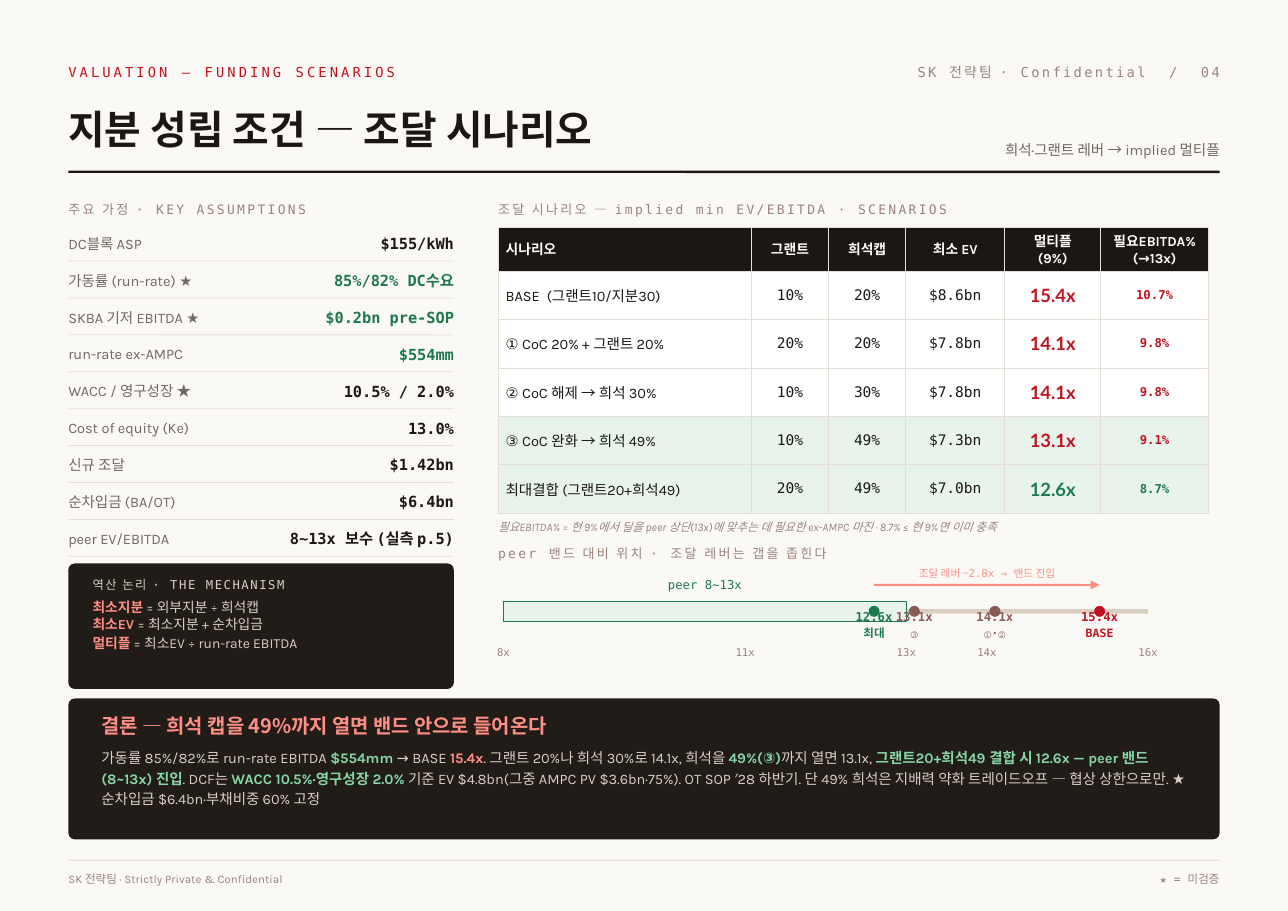
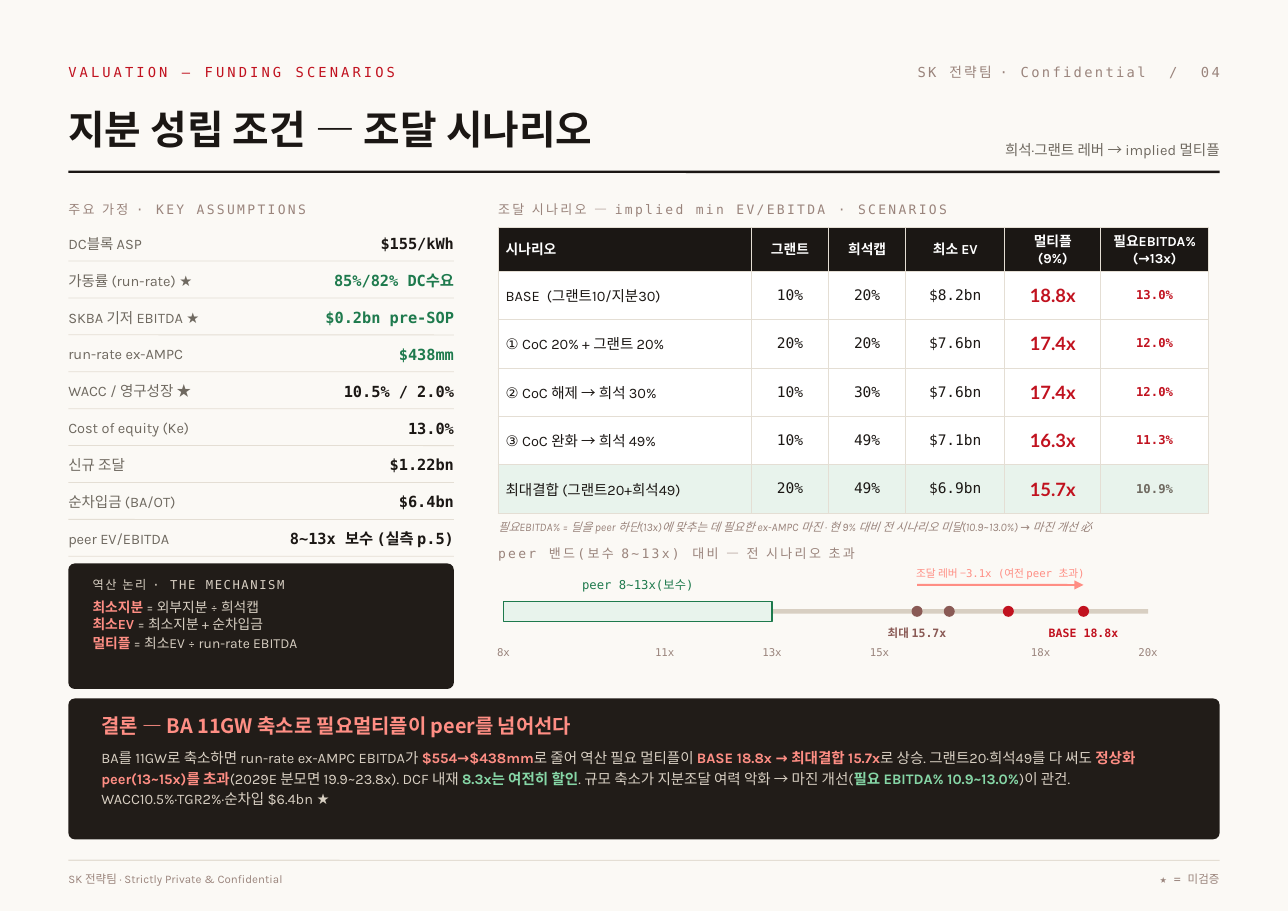
Before and after one commit to ljmcoal-gif/bm-x7k2, a slide deck: slide 4 of sk_valuation_project/output/SK_Funding_v3_editable.pptx. Drawn at 1288x911 pixels with LibreOffice and Linux fonts; fonts in the diff are those of the drawing. Boxes give left, top, right and bottom in pixels: in the first picture for what was removed or moved away, otherwise in the second. Text is boxed around its words. In the diff, an @@ line names an element or a change of style, - is before the commit and + after.

```diff
--- a/sk_valuation_project/output/SK_Funding_v3_editable.pptx
+++ b/sk_valuation_project/output/SK_Funding_v3_editable.pptx
@@ table at (x1=498, y1=227, x2=1209, y2=501) @@
-row 2: BASE (그랜트10/지분30) | 10% | 20% | $8.6bn | 15.4x | 10.7%
+row 2: BASE (그랜트10/지분30) | 10% | 20% | $8.2bn | 18.8x | 13.0%
-row 3: ① CoC 20% + 그랜트 20% | 20% | 20% | $7.8bn | 14.1x | 9.8%
+row 3: ① CoC 20% + 그랜트 20% | 20% | 20% | $7.6bn | 17.4x | 12.0%
-row 4: ② CoC 해제 → 희석 30% | 10% | 30% | $7.8bn | 14.1x | 9.8%
+row 4: ② CoC 해제 → 희석 30% | 10% | 30% | $7.6bn | 17.4x | 12.0%
-row 5: ③ CoC 완화 → 희석 49% | 10% | 49% | $7.3bn | 13.1x | 9.1%
+row 5: ③ CoC 완화 → 희석 49% | 10% | 49% | $7.1bn | 16.3x | 11.3%
-row 6: 최대결합 (그랜트20+희석49) | 20% | 49% | $7.0bn | 12.6x | 8.7%
+row 6: 최대결합 (그랜트20+희석49) | 20% | 49% | $6.9bn | 15.7x | 10.9%
@@ fill #E8F3EC to #FFFFFF in row 5 @@
@@ text at (x1=399, y1=348, x2=454, y2=363): text changed @@
-$554mm
+$438mm
@@ text at (x1=390, y1=458, x2=454, y2=472): text changed @@
-$1.42bn
+$1.22bn
@@ text at (x1=498, y1=521, x2=1091, y2=533): text changed @@
-필요EBITDA% = 현 9%에서 딜을 peer 상단(13x)에 맞추는 데 필요한 ex-AMPC 마진 · 8.7% ≤ 현 9%면 이미 충족
+필요EBITDA% = 딜을 peer 하단(13x)에 맞추는 데 필요한 ex-AMPC 마진 · 현 9% 대비 전 시나리오 미달(10.9~13.0%) → 마진 개선 必
@@ text at (x1=498, y1=547, x2=855, y2=561): text changed @@
-peer 밴드 대비 위치 · 조달 레버는 갭을 좁힌다
+peer 밴드(보수 8~13x) 대비 — 전 시나리오 초과
@@ text at (x1=916, y1=568, x2=1085, y2=579): text changed @@
-조달 레버 −2.8x → 밴드 진입
+조달 레버 −3.1x (여전 peer 초과)
@@ text at (x1=582, y1=579, x2=694, y2=592): text changed @@
-peer 8~13x
+peer 8~13x(보수)
@@ arrow moved from (874, 585) - (1100, 585) to (917, 585) - (1084, 585) @@
@@ rectangle resized from (x1=504, y1=602, x2=907, y2=621) to (x1=504, y1=602, x2=772, y2=621) @@
@@ text removed at (x1=856, y1=611, x2=893, y2=624) @@
-12.6x
@@ text at (x1=888, y1=627, x2=947, y2=638): text changed; text colour #1E7A4D to #8A5A55 @@
-최대
+최대 15.7x
@@ text removed at (x1=896, y1=611, x2=933, y2=622) @@
-13.1x
@@ ellipse moved from (x1=989, y1=606, x2=1000, y2=617) to (x1=944, y1=606, x2=955, y2=617) @@
@@ text removed at (x1=976, y1=611, x2=1013, y2=621) @@
-14.1x
@@ ellipse moved from (x1=868, y1=606, x2=879, y2=617) to (x1=1003, y1=606, x2=1014, y2=617) @@
@@ ellipse at (x1=1003, y1=606, x2=1014, y2=617): fill #1E7A4D to #C1121F @@
@@ text at (x1=1049, y1=628, x2=1119, y2=637): text changed @@
-BASE
+BASE 18.8x
@@ ellipse moved from (x1=1094, y1=606, x2=1105, y2=617) to (x1=1079, y1=606, x2=1090, y2=617) @@
@@ text removed at (x1=1081, y1=611, x2=1118, y2=621) @@
-15.4x
@@ text "11x" moved from (x1=736, y1=648, x2=755, y2=656) to (x1=655, y1=648, x2=674, y2=656) @@
@@ text "13x" moved from (x1=897, y1=648, x2=916, y2=656) to (x1=762, y1=648, x2=781, y2=656) @@
@@ text added at (x1=870, y1=648, x2=889, y2=656), 7 pt, text #9A847C @@
+15x
@@ text removed at (x1=911, y1=631, x2=918, y2=638) @@
-③
@@ text removed at (x1=977, y1=648, x2=996, y2=656) @@
-14x
@@ text removed at (x1=984, y1=631, x2=1005, y2=638) @@
-①·②
@@ text added at (x1=1031, y1=648, x2=1050, y2=656), 7 pt, text #9A847C @@
+18x
@@ text at (x1=1138, y1=648, x2=1157, y2=656): text changed @@
-16x
+20x
@@ text at (x1=101, y1=716, x2=571, y2=738): text changed @@
-결론 — 희석 캡을 49%까지 열면 밴드 안으로 들어온다
+결론 — BA 11GW 축소로 필요멀티플이 peer를 넘어선다
@@ text at (x1=101, y1=750, x2=1135, y2=805): text changed @@
-가동률 85%/82%로 run-rate EBITDA $554mm → BASE 15.4x. 그랜트 20%나 희석 30%로 14.1x, 희석을 49%(③)까지 열면 13.1x, 그랜트20+희석49 결합 시 12.6x — peer 밴드(8~13x) 진입. DCF는 WACC 10.5%·영구성장 2.0% 기준 EV $4.8bn(그중 AMPC PV $3.6bn·75%). OT SOP ′28 하반기. 단 49% 희석은 지배력 약화 트레이드오프 — 협상 상한으로만. ★ 순차입금 $6.4bn·부채비중 60% 고정
+BA를 11GW로 축소하면 run-rate ex-AMPC EBITDA가 $554→$438mm로 줄어 역산 필요 멀티플이 BASE 18.8x → 최대결합 15.7x로 상승. 그랜트20·희석49를 다 써도 정상화 peer(13~15x)를 초과(2029E 분모면 19.9~23.8x). DCF 내재 8.3x는 여전히 할인. 규모 축소가 지분조달 여력 악화 → 마진 개선(필요 EBITDA% 10.9~13.0%)이 관건. WACC10.5%·TGR2%·순차입 $6.4bn ★
```
Also in this commit, not shown: 3 other slides changed, 7 other files.
